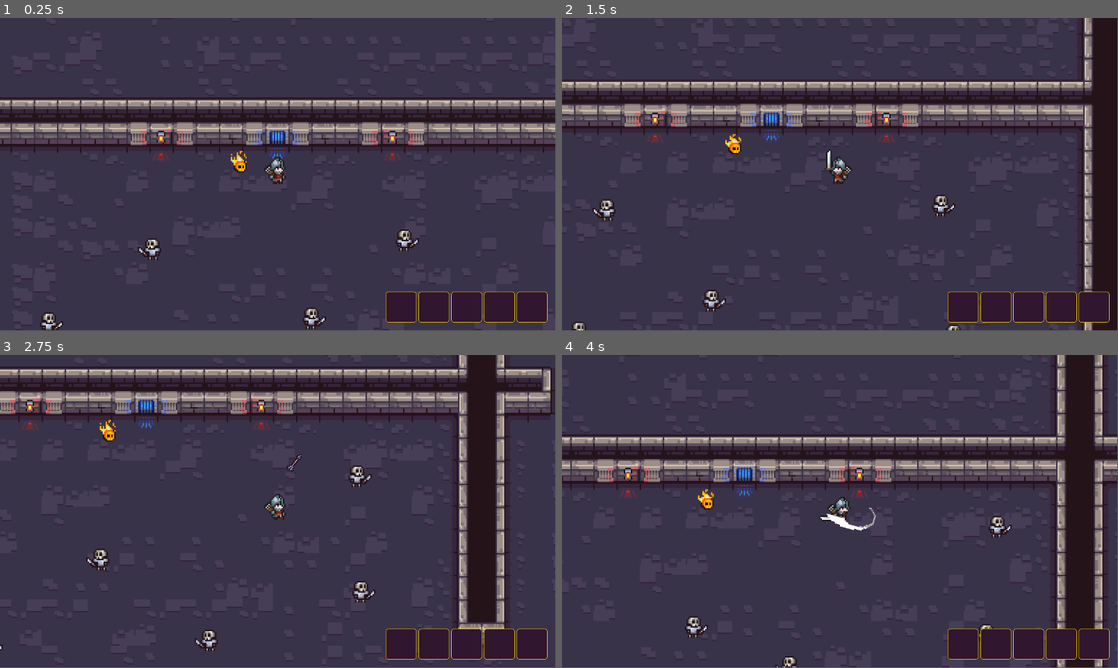
Above: before the commit, frames 1-4 (two rows, left to right).
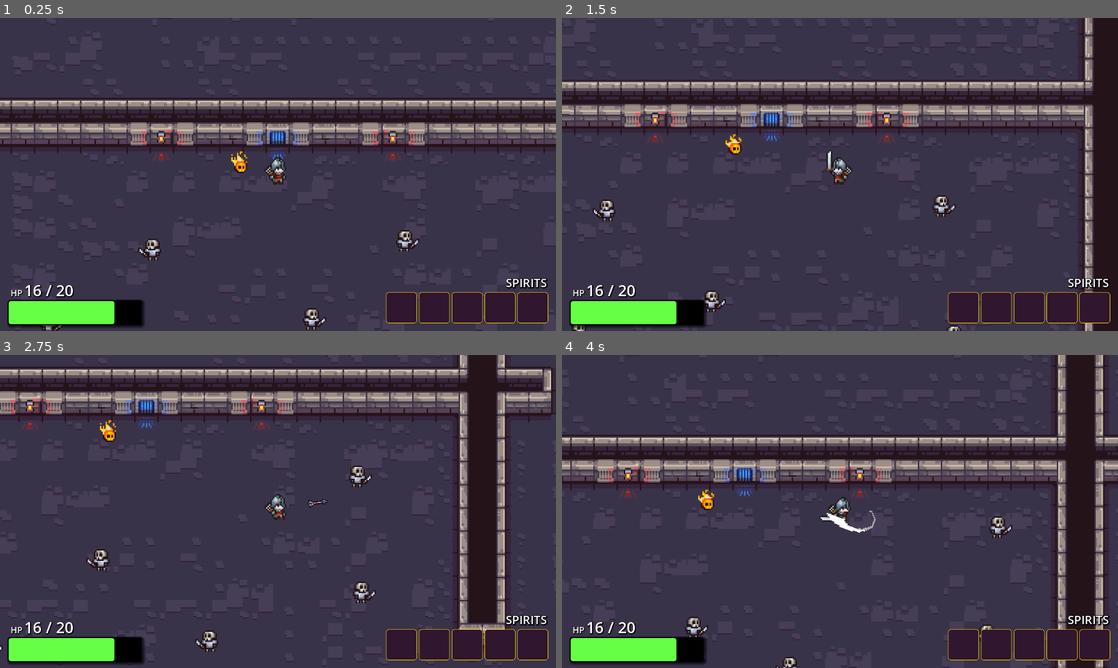
Above: after the commit, the same moments.

Repository: milanvlds259/spiritbound
Game: Godot game, scene res://Scenes/main.tscn
The game is run twice, just before and just after one commit, with the same random seed, the same clock (stepped at 60 frames per second) and the same inputs.
Inputs (mouse positions are in pixels of both pictures, inside the frame that each line leads up to):
- Up to frame 1 (0.25 s): no input
- Up to frame 2 (1.5 s): move the mouse to (962, 158) at 0.52 s; hold Right (move_right) 0.53-1.28 s; click (962, 158) at 0.6 s; move the mouse to (728, 190) at 1.27 s; hold Down (move_down) from 1.28 s (still down); click (728, 190) at 1.35 s
- Up to frame 3 (2.75 s): move the mouse to (333, 442) at 2.02 s; release Down (move_down) at 2.03 s; hold Right (move_right) from 2.03 s (still down); right-click (333, 442) at 2.1 s; click (333, 442) at 2.3 s
- Up to frame 4 (4 s): move the mouse to (812, 574) at 2.77 s; release Right (move_right) at 2.78 s; hold W (move_up) 2.78-3.53 s; click (812, 574) at 2.85 s; move the mouse to (1006, 558) at 3.52 s; hold Left (move_left) from 3.53 s (still down); click (1006, 558) at 3.6 s
In our replay, the window is 799x449 before the commit and 800x450 after it. These sizes can differ from the game's own. Grey fills any space a smaller window leaves; there, only what the larger window draws over its background counts as a difference.

The runs differ from the first frame. In frame 1, 4.8% of the frame differs, in the area x 0-100%, y 7-100%; in frame 2, 5.7%; in frame 3, 5.5%; in frame 4, 5.9%, in the area x 0-100%, y 0-100%.

Commit message:
added hp bar (no func)

Diff:
--- a/Enemies/enemy.tscn
+++ b/Enemies/enemy.tscn
@@ -17,6 +17,7 @@
 script = ExtResource("1_cr3e4")
 
 [node name="Sprite2D" type="Sprite2D" parent="."]
+z_as_relative = false
 position = Vector2(6, -3)
 scale = Vector2(4, 4)
 texture = ExtResource("1_jy1n3")
--- a/Scenes/fire_spirit.tscn
+++ b/Scenes/fire_spirit.tscn
@@ -7,6 +7,7 @@
 radius = 17.0
 
 [node name="FireSpirit" type="Area2D"]
+z_index = 2
 script = ExtResource("1_naoud")
 
 [node name="AnimatedSprite2D" type="AnimatedSprite2D" parent="."]
--- a/Scenes/main.tscn
+++ b/Scenes/main.tscn
@@ -1184,6 +1184,7 @@
 sources/3 = SubResource("TileSetAtlasSource_lvdqe")
 
 [node name="Main" type="Node2D"]
+z_as_relative = false
 y_sort_enabled = true
 
 [node name="TileMap" type="Node2D" parent="."]
@@ -1212,6 +1213,7 @@
 autoplay = true
 
 [node name="Enemies" type="Node2D" parent="."]
+z_as_relative = false
 
 [node name="Enemy1" parent="Enemies" node_paths=PackedStringArray("marker_end_point") instance=ExtResource("4_lnfp4")]
 position = Vector2(974, 517)
@@ -1283,8 +1285,9 @@
 [node name="Marker2D" type="Marker2D" parent="Enemies/Enemy9"]
 position = Vector2(90, 210)
 
-[node name="FireSpirit" parent="Enemies" instance=ExtResource("8_g2a0w")]
-position = Vector2(475, -114)
-
 [node name="PlayerHUD" parent="." instance=ExtResource("8_g1w1d")]
 layer = 2
+
+[node name="FireSpirit" parent="." instance=ExtResource("8_g2a0w")]
+z_index = 0
+position = Vector2(475, -114)
--- a/Scenes/player.tscn
+++ b/Scenes/player.tscn
@@ -14,7 +14,9 @@
 
 [node name="Player" type="CharacterBody2D" groups=["player"]]
 scale = Vector2(4, 4)
+collision_mask = 3
 script = ExtResource("1_xlfw7")
+speed = null
 arrow = ExtResource("2_387co")
 arrow_speed = 750.0
 
--- a/Scenes/player_hud.tscn
+++ b/Scenes/player_hud.tscn
@@ -22,8 +22,40 @@
 atlas = ExtResource("1_51208")
 region = Rect2(0, 0, 16.0888, 16.0015)
 
+[sub_resource type="StyleBoxFlat" id="StyleBoxFlat_4w5dx"]
+bg_color = Color(0, 0, 0, 1)
+corner_radius_top_left = 5
+corner_radius_top_right = 5
+corner_radius_bottom_right = 5
+corner_radius_bottom_left = 5
+expand_margin_left = 2.0
+expand_margin_top = 2.0
+expand_margin_right = 2.0
+expand_margin_bottom = 2.0
+shadow_size = 5
+shadow_offset = Vector2(2.695, 2.26)
+
+[sub_resource type="StyleBoxFlat" id="StyleBoxFlat_08fal"]
+bg_color = Color(0.403833, 1, 0.27, 1)
+corner_radius_top_left = 5
+corner_radius_top_right = 5
+corner_radius_bottom_right = 5
+corner_radius_bottom_left = 5
+
 [node name="PlayerHUD" type="CanvasLayer"]
 script = ExtResource("1_pvo2x")
+
+[node name="SpiritsHeader" type="Label" parent="."]
+offset_left = 1048.0
+offset_top = 531.0
+offset_right = 1133.0
+offset_bottom = 565.0
+theme_override_colors/font_shadow_color = Color(0, 0, 0, 1)
+theme_override_constants/shadow_offset_x = 1
+theme_override_constants/shadow_offset_y = 1
+theme_override_constants/shadow_outline_size = 7
+theme_override_font_sizes/font_size = 24
+text = "SPIRITS"
 
 [node name="SpiritInventory" type="HBoxContainer" parent="."]
 anchors_preset = 3
@@ -97,3 +129,34 @@
 position = Vector2(32, 32)
 scale = Vector2(3.625, 3.625)
 texture = SubResource("AtlasTexture_2kfx1")
+
+[node name="ProgressBar" type="ProgressBar" parent="."]
+offset_left = 18.0
+offset_top = 586.0
+offset_right = 292.0
+offset_bottom = 634.0
+theme_override_styles/background = SubResource("StyleBoxFlat_4w5dx")
+theme_override_styles/fill = SubResource("StyleBoxFlat_08fal")
+value = 80.0
+show_percentage = false
+
+[node name="HPLabel" type="Label" parent="ProgressBar"]
+layout_mode = 0
+offset_left = 4.0
+offset_top = -30.0
+offset_right = 29.0
+offset_bottom = -4.0
+theme_override_colors/font_shadow_color = Color(0, 0, 0, 1)
+theme_override_constants/shadow_outline_size = 3
+theme_override_font_sizes/font_size = 18
+text = "HP"
+
+[node name="HPValueLabel" type="Label" parent="ProgressBar"]
+layout_mode = 0
+offset_left = 32.0
+offset_top = -45.0
+offset_right = 152.0
+theme_override_colors/font_shadow_color = Color(0, 0, 0, 1)
+theme_override_constants/shadow_outline_size = 5
+theme_override_font_sizes/font_size = 32
+text = "16 / 20"
--- a/Scripts/player.gd
+++ b/Scripts/player.gd
@@ -3,6 +3,8 @@
 @export var speed: float = 250.0  # Movement speed in pixels per second
 @export var arrow: PackedScene
 @export var arrow_speed: float = 500.0
+
+var hp: int = 20
 
 var direction: Vector2 = Vector2.ZERO
 var current_direction: String = "down"
@@ -28,10 +30,11 @@
 	update_animation()
 
 func handle_collision():
-	for i in get_slide_collision_count():
-		var c = get_slide_collision(i)
-		if c.get_collider() is RigidBody2D:
-			c.get_collider().apply_central_impulse(-c.get_normal() * push_force)
+	pass
+	#for i in get_slide_collision_count():
+		#var c = get_slide_collision(i)
+		#if c.get_collider() is RigidBody2D:
+			#c.get_collider().apply_central_impulse(-c.get_normal() * push_force)
 
 
 func handle_input():
@@ -41,13 +44,13 @@
 	if get_viewport().get_mouse_position().x < get_viewport().size.x / 2:
 		if not $PlayerSprite.flip_h:
 			$PlayerSprite.flip_h = true
-			if not is_attacking:
-				$AttackEffect01/AttackEffectSprite.flip_h = true
+			#if not is_attacking:
+				#$AttackEffect01/AttackEffectSprite.flip_h = true
 	else:
 		if $PlayerSprite.flip_h:
 			$PlayerSprite.flip_h = false
-			if not is_attacking:
-				$AttackEffect01/AttackEffectSprite.flip_h = false
+			#if not is_attacking:
+				#$AttackEffect01/AttackEffectSprite.flip_h = false
 
 	# Always process movement to update velocity
 	if Input.is_action_pressed("move_left"):
@@ -90,6 +93,11 @@
 	var center = Vector2(get_viewport().size / 2)
 	var attack_dir = (get_viewport().get_mouse_position() - center).normalized()
 	var angle = attack_dir.angle()
+
+	if get_viewport().get_mouse_position().x < get_viewport().size.x / 2:
+		$AttackEffect01/AttackEffectSprite.flip_h = true
+	else:
+		$AttackEffect01/AttackEffectSprite.flip_h = false
 
 	if $AttackEffect01/AttackEffectSprite.flip_h:
 		angle += PI
@@ -137,6 +145,13 @@
 
 	get_tree().current_scene.add_child(arrow_instance)
 
+func take_damage(damage: int):
+	hp -= damage
+	if hp <= 0:
+		hp = 0
+	Global.emit_signal("player_hp_changed", hp)
+	print("Player HP: ", hp)
+
 func _on_PlayerSprite_frame_changed():
 	# When performing a ranged attack, fire the arrow at frame 6.
 	if attack_mode == "ranged" and not arrow_fired:
--- a/project.godot
+++ b/project.godot
@@ -17,6 +17,11 @@
 [autoload]
 
 Global="*res://Global.gd"
+
+[display]
+
+window/stretch/mode="canvas_items"
+window/stretch/scale_mode="integer"
 
 [global_group]
 
Not shown: 1 places in Scenes/player_hud.tscn that only renumber resources
